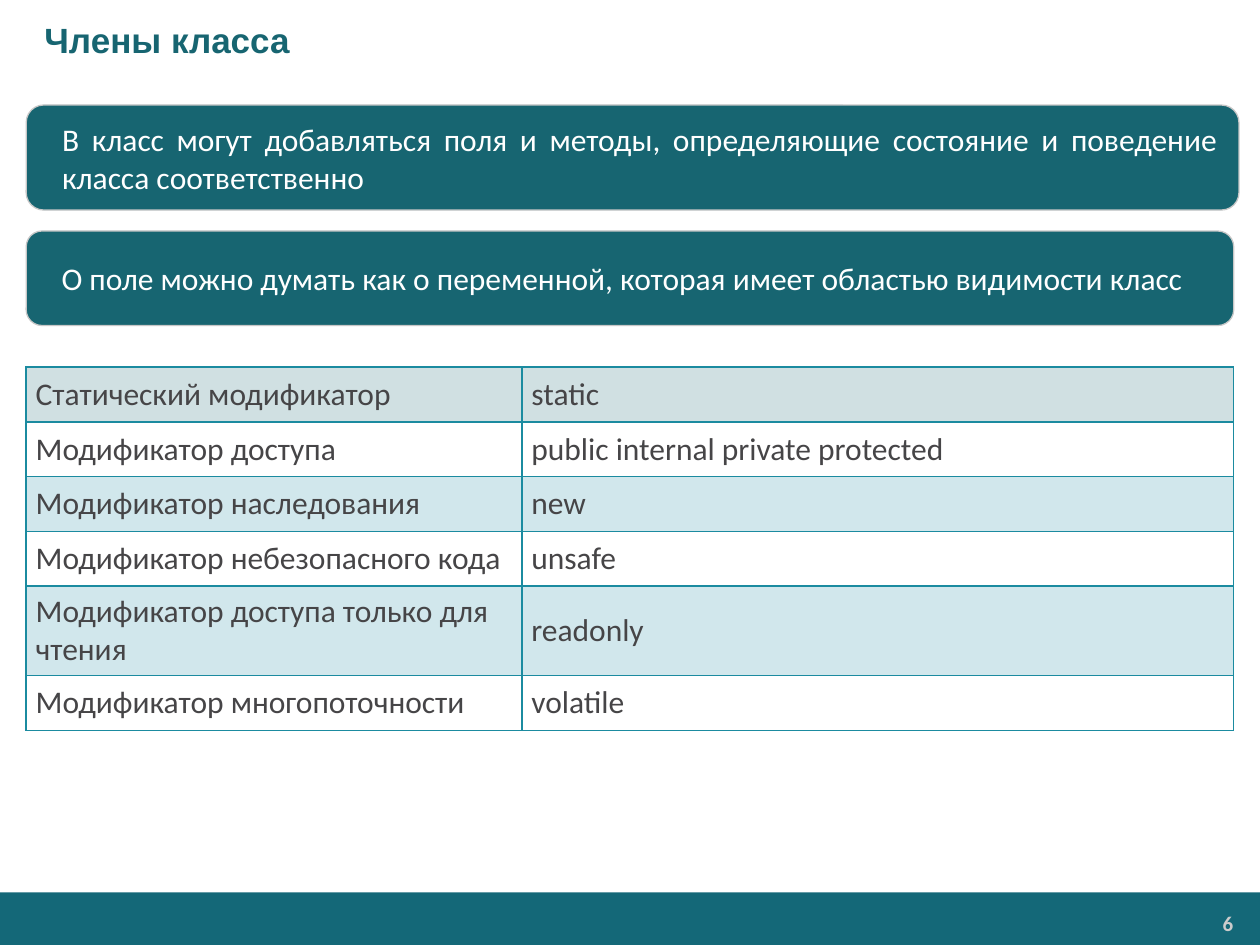
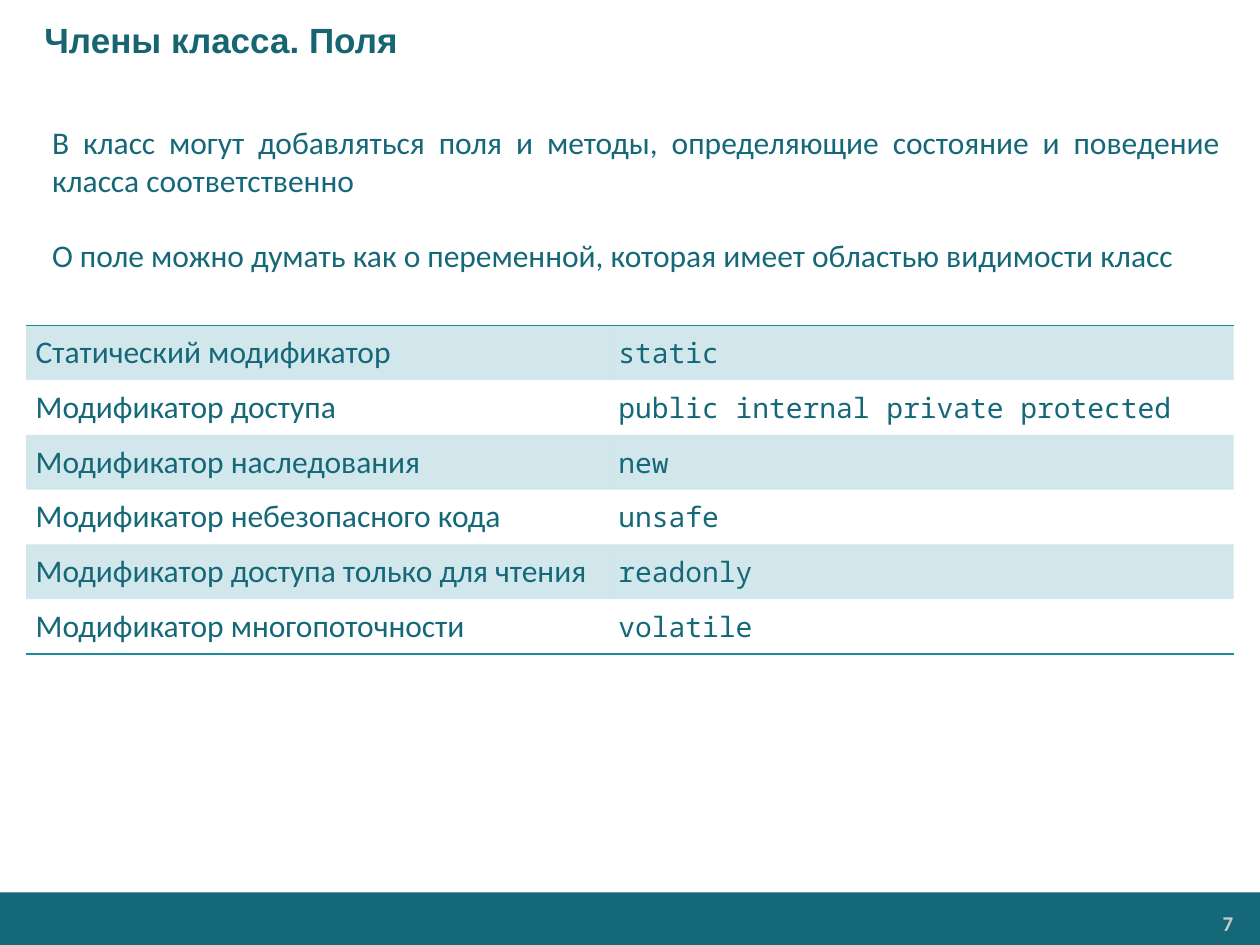
Before and after one commit to EPM-RD-NETLAB/.NET-Framework-modules, a slide deck: slide 7 of M3. Types/Types (RU).pptx (slide 6 before the commit). Drawn at 1260x945 pixels with LibreOffice and Linux fonts; fonts in the diff are those of the drawing; background and template pictures are left out. Boxes give left, top, right and bottom in pixels: in the first picture for what was removed or moved away, otherwise in the second. Text is boxed around its words. In the diff, an @@ line names an element or a change of style, - is before the commit and + after.

```diff
--- a/M3. Types/Types (RU).pptx
+++ b/M3. Types/Types (RU).pptx
@@ title at (44, 29, 397, 54): text changed @@
-Члены класса
+Члены класса. Поля
@@ text "В класс могут добавляться поля ...": place and size @@
-text "В класс могут добавляться поля ..." at (26, 105, 1240, 209)
+text "В класс могут добавляться поля ..." at (52, 132, 1220, 273)
@@ text "В класс могут добавляться поля ..." at (52, 132, 1220, 273): vertical alignment middle to top; fill #176571 to none; outline #C8C8C8 0.75 pt to none @@
@@ text at (52, 132, 1220, 193): text colour #FFFFFF to #146878 in "В класс могут добавляться поля и методы, ..." @@
@@ rounded rectangle removed at (26, 231, 1234, 325) @@
-О поле можно думать как о переменной, которая имеет областью видимости класс
@@ text at (52, 245, 1172, 273): paragraph added @@
+О поле можно думать как о переменной, которая имеет областью видимости класс
@@ table at (26, 325, 1235, 654) @@
@@ fill #176571 at 20% opacity to #1B8BA0 at 20% opacity in row 1 @@
@@ text colour #464547 to #146878 @@
@@ size 18 to 16 pt, font Calibri to Noto Sans Mono in "static", "public internal private protected", "new", "unsafe" and 2 more places @@
@@ borders changed @@
@@ table: place and size @@
-table at (26, 367, 1234, 728)
+table at (26, 325, 1235, 654)
@@ page number at (1223, 917, 1234, 931): text changed @@
-6
+7
```
Also in this commit, not shown: 11 other slides changed, 8 slides added, 9 slides removed, 5 other files.
